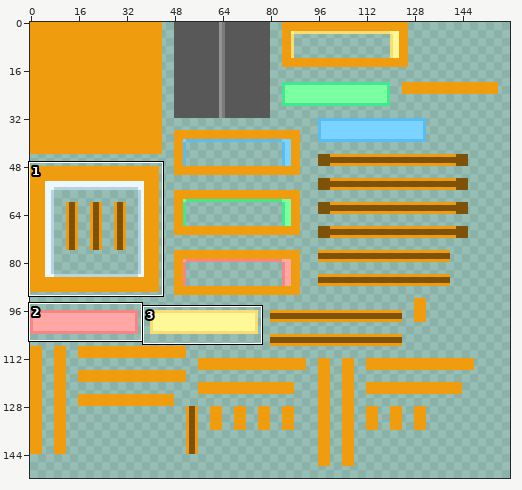
One commit to this sprite sheet: QB-10_Ammobox.png. Above: a wide view before the commit, with the close-up outlined.
Close-up. Old version:
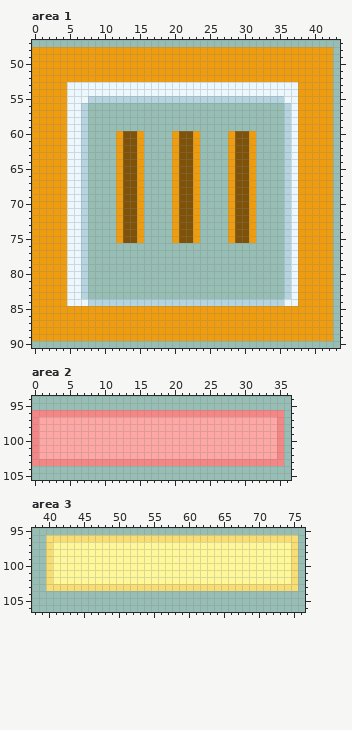
The file is 256x256 pixels. Colours within 5 levels of each other are drawn and written as one. Shown: area 1: x 0..43, y 47..90; area 2: x 0..36, y 94..105; area 3: x 38..76, y 95..106. The wide view leaves out empty margins. The commit also changed other parts of the picture, which this record leaves out.
After:
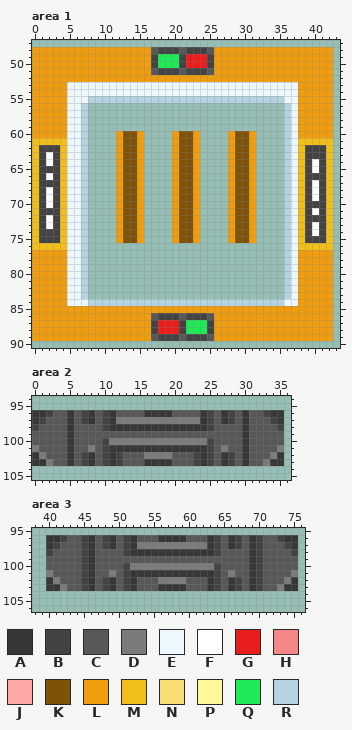
Palette (. is transparent): A #373737  B #434343  C #585858  D #7b7b7b  E #ecf8fd  F #ffffff  G #ea1d1d  H #f48686  J #ffa7a4  K #7e5309  L #ef9d0f  M #f2be19  N #f8dd72  P #fff899  Q #1dea56  R #b4d4e1
Edits made:
Area 1:
y 48: x 17..25 LLLLLLLLL -> CBBBCBBBC
y 49..50: x 17..25 LLLLLLLLL -> BQQQBGGGB
y 51: x 17..25 LLLLLLLLL -> CBBBCBBBC
y 61: x 0..4 LLLLL -> MMMMM; x 38..42 LLLLL -> MMMMM
y 62: x 0..4 LLLLL -> MBBBM; x 38..42 LLLLL -> MBBBM
y 63: x 0..4 LLLLL -> MBFBM; x 38..42 LLLLL -> MBBBM
y 64: x 0..4 LLLLL -> MBFBM; x 38..42 LLLLL -> MBFBM
y 65: x 0..4 LLLLL -> MBBBM; x 38..42 LLLLL -> MBFBM
y 66: x 0..4 LLLLL -> MBFBM; x 38..42 LLLLL -> MBBBM
y 67: x 0..4 LLLLL -> MBBBM; x 38..42 LLLLL -> MBFBM
y 68..69: x 0..4 LLLLL -> MBFBM; x 38..42 LLLLL -> MBFBM
y 70: x 0..4 LLLLL -> MBFBM; x 38..42 LLLLL -> MBBBM
y 71: x 0..4 LLLLL -> MBBBM; x 38..42 LLLLL -> MBFBM
y 72: x 0..4 LLLLL -> MBFBM; x 38..42 LLLLL -> MBBBM
y 73: x 0..4 LLLLL -> MBFBM; x 38..42 LLLLL -> MBFBM
y 74: x 0..4 LLLLL -> MBBBM; x 38..42 LLLLL -> MBFBM
y 75: x 0..4 LLLLL -> MBBBM; x 38..42 LLLLL -> MBBBM
y 76: x 0..4 LLLLL -> MMMMM; x 38..42 LLLLL -> MMMMM
y 86: x 17..25 LLLLLLLLL -> CBBBCBBBC
y 87..88: x 17..25 LLLLLLLLL -> BGGGBQQQB
y 89: x 17..25 LLLLLLLLL -> CBBBCBBBC
Area 2:
y 96: x 0..35 HHHHHHHHHHHHHHHHHHHHHHHHHHHHHHHHHHHH -> AABCCACBACBACCCCAAAACCCCABCABCACCBAA
y 97: x 0..35 HJJJJJJJJJJJJJJJJJJJJJJJJJJJJJJJJJJH -> ABCCCACBACBADDDDDDDDDDDDABCABCACCCBA
y 98: x 0..35 HJJJJJJJJJJJJJJJJJJJJJJJJJJJJJJJJJJH -> BCCCCACCCCBAAAAAAAAAAAAAABCCCCACCCCB
y 99: x 0..35 HJJJJJJJJJJJJJJJJJJJJJJJJJJJJJJJJJJH -> CCCCCACCCCCCCCCCCCCCCCCCCCCCCCACCCCC
y 100: x 0..35 HJJJJJJJJJJJJJJJJJJJJJJJJJJJJJJJJJJH -> CCCCCACCCCBDDDDDDDDDDDDDDBCCCCACCCCC
y 101: x 0..35 HJJJJJJJJJJJJJJJJJJJJJJJJJJJJJJJJJJH -> DCCCCACCDCBAAAAAAAAAAAAAABCDCCACCCCD
y 102: x 0..35 HJJJJJJJJJJJJJJJJJJJJJJJJJJJJJJJJJJH -> ADCCCACBACBABCCCDDDDCCCBABCABCACCCDA
y 103: x 0..35 HHHHHHHHHHHHHHHHHHHHHHHHHHHHHHHHHHHH -> AADCCACBACBABCCCAAAACCCBABCABCACCDAA
Area 3:
y 96: x 40..75 NNNNNNNNNNNNNNNNNNNNNNNNNNNNNNNNNNNN -> AABCCBACBACBACCCAAAACCCABCABCABCCBAA
y 97: x 40..75 NPPPPPPPPPPPPPPPPPPPPPPPPPPPPPPPPPPN -> ABCCCBACBACBADDDDDDDDDDABCABCABCCCBA
y 98: x 40..75 NPPPPPPPPPPPPPPPPPPPPPPPPPPPPPPPPPPN -> BCCCCBACCCCBAAAAAAAAAAAABCCCCABCCCCB
y 99: x 40..75 NPPPPPPPPPPPPPPPPPPPPPPPPPPPPPPPPPPN -> CCCCCBACCCCCCCCCCCCCCCCCCCCCCABCCCCC
y 100: x 40..75 NPPPPPPPPPPPPPPPPPPPPPPPPPPPPPPPPPPN -> CCCCCBACCCCBDDDDDDDDDDDDBCCCCABCCCCC
y 101: x 40..75 NPPPPPPPPPPPPPPPPPPPPPPPPPPPPPPPPPPN -> DCCCCBACCDCBAAAAAAAAAAAABCDCCABCCCCD
y 102: x 40..75 NPPPPPPPPPPPPPPPPPPPPPPPPPPPPPPPPPPN -> ADCCCBACBACBACCCDDDDCCCABCABCABCCCDA
y 103: x 40..75 NNNNNNNNNNNNNNNNNNNNNNNNNNNNNNNNNNNN -> AADCCBACBACBACCCAAAACCCABCABCABCCDAA
Changed places in both close-ups, as pixel boxes (x1, y1, x2, y2):
changed: (151, 47, 214, 75)
changed: (32, 138, 67, 250)
changed: (298, 138, 333, 250)
changed: (151, 313, 214, 341)
changed: (32, 410, 284, 466)
changed: (46, 535, 298, 591)
